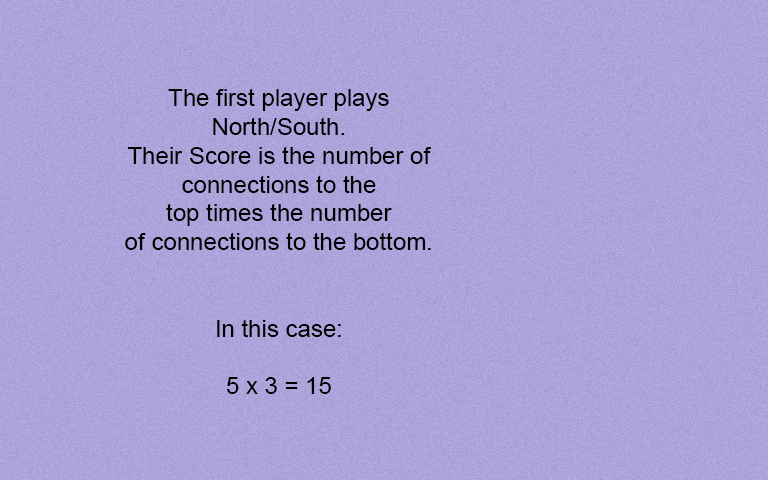
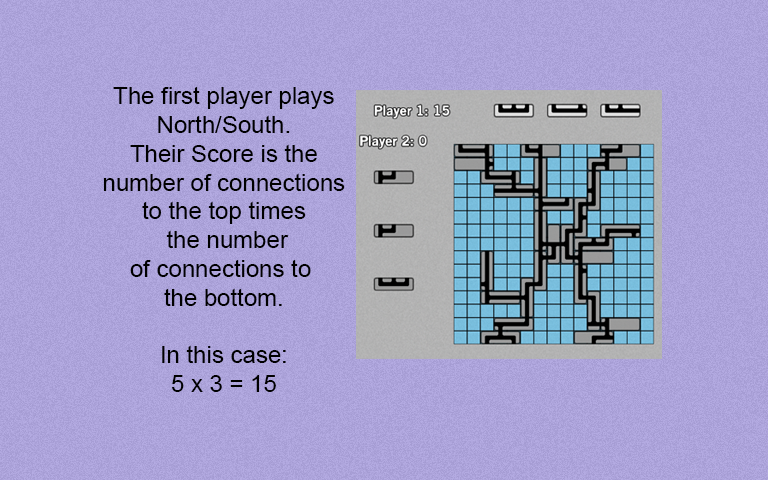
Two versions of the same layered image (768 × 480). Layer-by-layer changes:
renamed "The first player plays North/South. Their Score is the number o" to "The first player plays North/South. Their Score is the number", painted on it over [103,86,431,394]
added layer "Layer 1" above "Layer 0" over [356,90,662,359]
